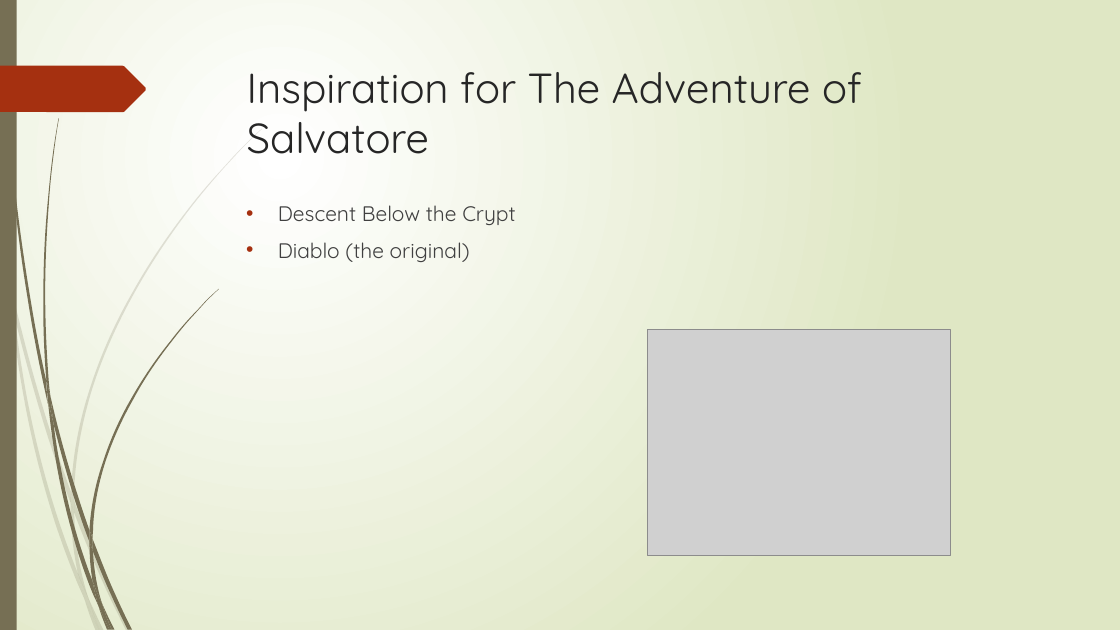
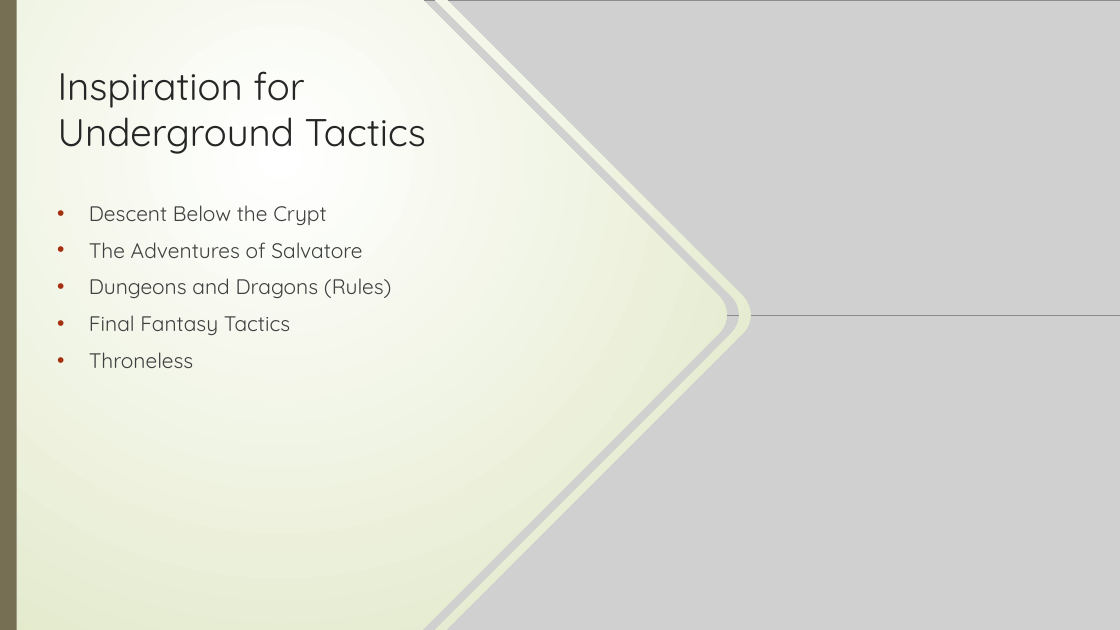
Before and after one commit to gamkedo-la/solo-practice-sandbox-js_only, a slide deck: slide 3 of vince_mckeown/DungeonExplorer/slides/pitch.pptx. Drawn at 1120x630 pixels with LibreOffice and Linux fonts; fonts in the diff are those of the drawing; grey boxes stand for pictures. Boxes give left, top, right and bottom in pixels: in the first picture for what was removed or moved away, otherwise in the second. Text is boxed around its words. In the diff, an @@ line names an element or a change of style, - is before the commit and + after.

```diff
--- a/vince_mckeown/DungeonExplorer/slides/pitch.pptx
+++ b/vince_mckeown/DungeonExplorer/slides/pitch.pptx
@@ rectangle removed at bbox=[0, 0, 17, 630] @@
@@ freeform shape added at bbox=[0, 0, 751, 630], fill gradient #FFFFFF to #DFE8C4 @@
@@ rectangle added at bbox=[0, 0, 17, 630], fill #766F54 @@
@@ picture added at bbox=[413, 0, 1120, 315] @@
@@ title at bbox=[58, 71, 426, 154]: text changed; size 36 to 33 pt @@
-Inspiration for The Adventure of Salvatore
+Inspiration for Underground Tactics
@@ text "Descent Below the Crypt": place and size @@
-text "Descent Below the Crypt" at bbox=[278, 205, 515, 262]
+text "Descent Below the Crypt" at bbox=[89, 205, 392, 368]
@@ text at bbox=[89, 242, 392, 368]: text changed @@
-• Diablo (the original)
+• The Adventures of Salvatore
+• Dungeons and Dragons (Rules)
+• Final Fantasy Tactics
+• Throneless
@@ picture added at bbox=[413, 315, 1120, 630] @@
@@ picture removed at bbox=[648, 330, 951, 556] @@
```
Also in this commit, not shown: 5 other slides changed, 2 other files.
